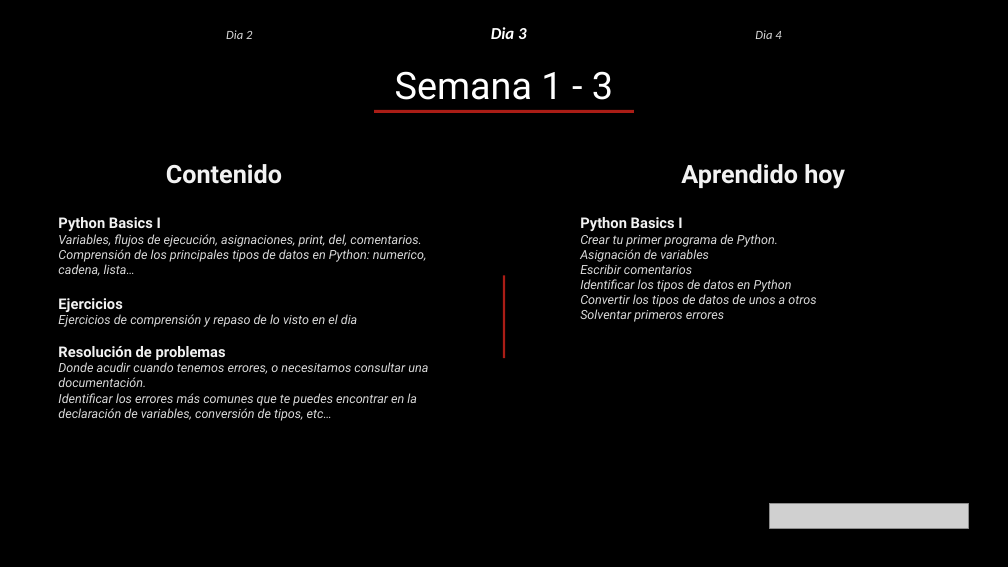
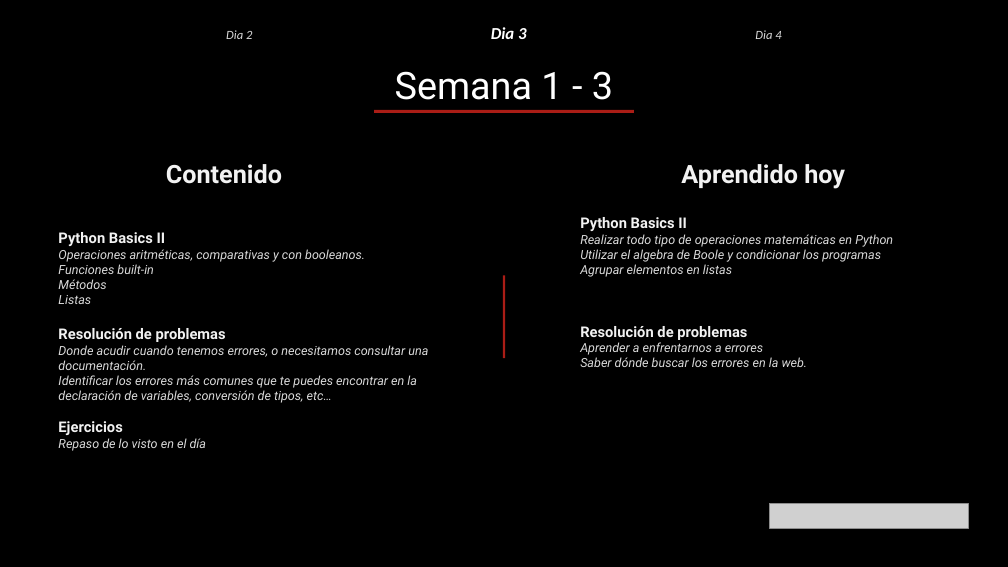
Before and after one commit to miriamdreyer/thebridge, a slide deck: slide 4 of 0_Ramp_Up/documentos/Data Science - Ramp Up - Contenidos.pptx. Drawn at 1008x567 pixels with LibreOffice and Linux fonts; fonts in the diff are those of the drawing; grey boxes stand for pictures. Boxes give left, top, right and bottom in pixels: in the first picture for what was removed or moved away, otherwise in the second. Text is boxed around its words. In the diff, an @@ line names an element or a change of style, - is before the commit and + after.

```diff
--- a/0_Ramp_Up/documentos/Data Science - Ramp Up - Contenidos.pptx
+++ b/0_Ramp_Up/documentos/Data Science - Ramp Up - Contenidos.pptx
@@ text at [58, 232, 365, 304]: text changed @@
-Python Basics I
-Variables, flujos de ejecución, asignaciones, print, del, comentarios.
-Comprensión de los principales tipos de datos en Python: numerico, cadena, lista…
-Ejercicios
-Ejercicios de comprensión y repaso de lo visto en el dia
+Python Basics II
+Operaciones aritméticas, comparativas y con booleanos.
+Funciones built-in
+Métodos
+Listas
@@ text at [580, 217, 893, 367]: text changed @@
-Python Basics I
-Crear tu primer programa de Python.
-Asignación de variables
-Escribir comentarios
-Identificar los tipos de datos en Python
-Convertir los tipos de datos de unos a otros
-Solventar primeros errores
+Python Basics II
+Realizar todo tipo de operaciones matemáticas en Python
+Utilizar el algebra de Boole y condicionar los programas
+Agrupar elementos en listas
+Resolución de problemas
+Aprender a enfrentarnos a errores
+Saber dónde buscar los errores en la web.
@@ text at [58, 421, 207, 451]: paragraphs added @@
+Ejercicios
+Repaso de lo visto en el día
```
Also in this commit, not shown: 3 other slides changed, 5 other files.
